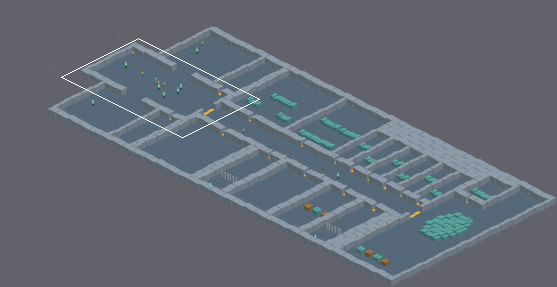
One commit to this Tiled map (JSON): world/maps/meridian/deck1.tmj. Above: a wide view before the commit, with the close-up outlined.
Close-up. First the earlier version:
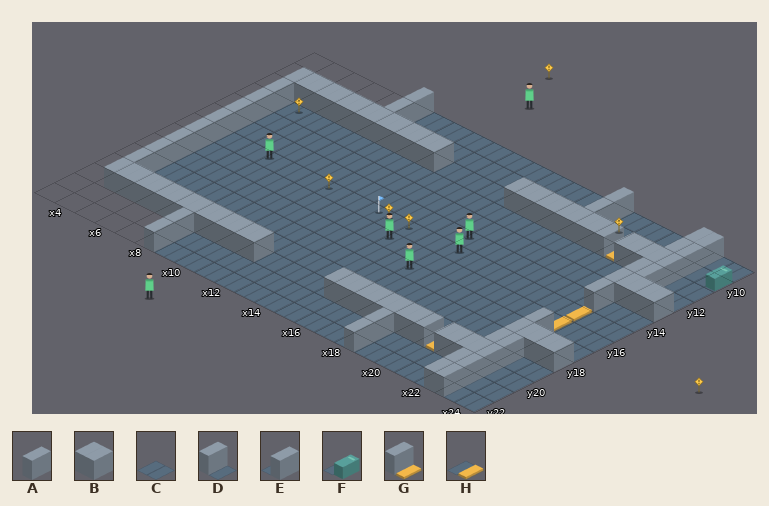
Cells are 128x64 px. Isometric: x runs down to the right, y down to the left. Shown: x 3..24, y 9..22.
Key: from "Stand-ins": A 4 "piece-004", B 5 "piece-005", C 11 "piece-011", D 15 "piece-015", E 16 "piece-016", F 17 "piece-017", G 91 "piece-091", H 96 "piece-096".
_ is an empty cell.
Layer "Floor" before, first column x 3:
 9 ______CCCCCCCCCCCCCCCC
10 ______CCCCCCCCCCCCCCCC
11 _________CCCC____C__CC
12 __CCCCCCCCCCCCCCCCCCCC
13 __CCCCCCCCCCCCCCCCCC__
14 __CCCCCCCCCCCCCCCCCCCC
15 __CCCCCCCCCCCCCCCCCCCC
16 __CCCCCCCCCCCCCCCCCCCC
17 __CCCCCCCCCCCCCCCCCCCC
18 __CCCCCCCCCCCCCCCCCC__
19 __CCCCCCCCCCCCCCCCCCCC
20 _________CCCC____C__CC
21 ______CCCCCCCCCCCCCCCC
22 ______CCCCCCCCCCCCCCCC
Layer "Walls and things" before, first column x 3:
 9 _____A_________E___ED_
10 _____A_________E___EDF
11 _ABBBBBBB___EBBBBGBBD_
12 _A_________________ED_
13 _A_________________EBB
14 _A_________________E__
15 _A_________________H__
16 _A_________________H__
17 _A_________________E__
18 _A_________________EBB
19 _A_________________ED_
20 _ABBBBBBB___EBBBBGBBD_
21 _____A_________E___ED_
22 _____A_________E___ED_
The same view after the edit:
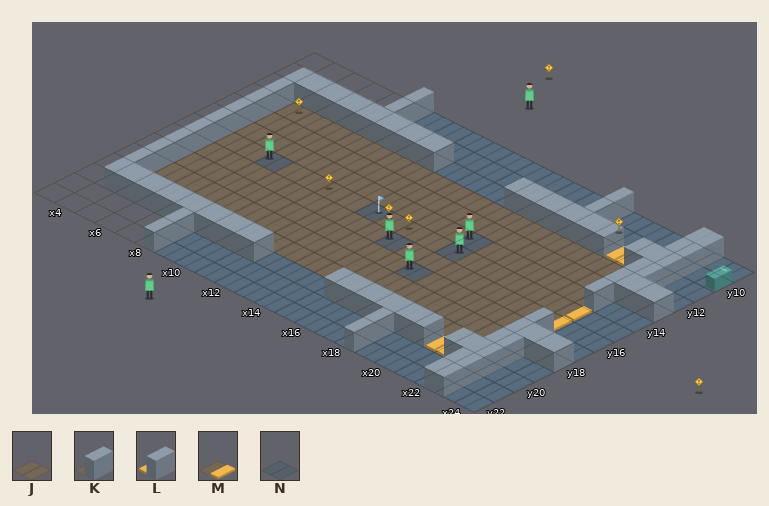
Further tiles: from "Stand-ins": J 31 "piece-031", K 33 "piece-033", L 89 "piece-089", M 107 "piece-107", N 117 "piece-117".
Difference:
Changed rows in their new state; . is an unchanged cell.
Layer "Floor":
first column x 5:
11 ................C
12 JJJJJJJJJJJJJJJJJ
13 JJJJJJJJJJJJJJJJJ
14 JJJJJJJJJJJNJJJJJ
15 JJNJJJJNJJJNJJJJJ
16 JJJJJJJJJNJJJJJJJ
17 JJJJJJJJJJJNJJJJJ
18 JJJJJJJJJJJJJJJJJ
19 JJJJJJJJJJJJJJJJJ
20 ................C
Layer "Walls and things":
first column x 21:
11 L.
12 .K
13 .K
14 .K
15 .M
16 .M
17 .K
18 .K
19 .K
20 L.
